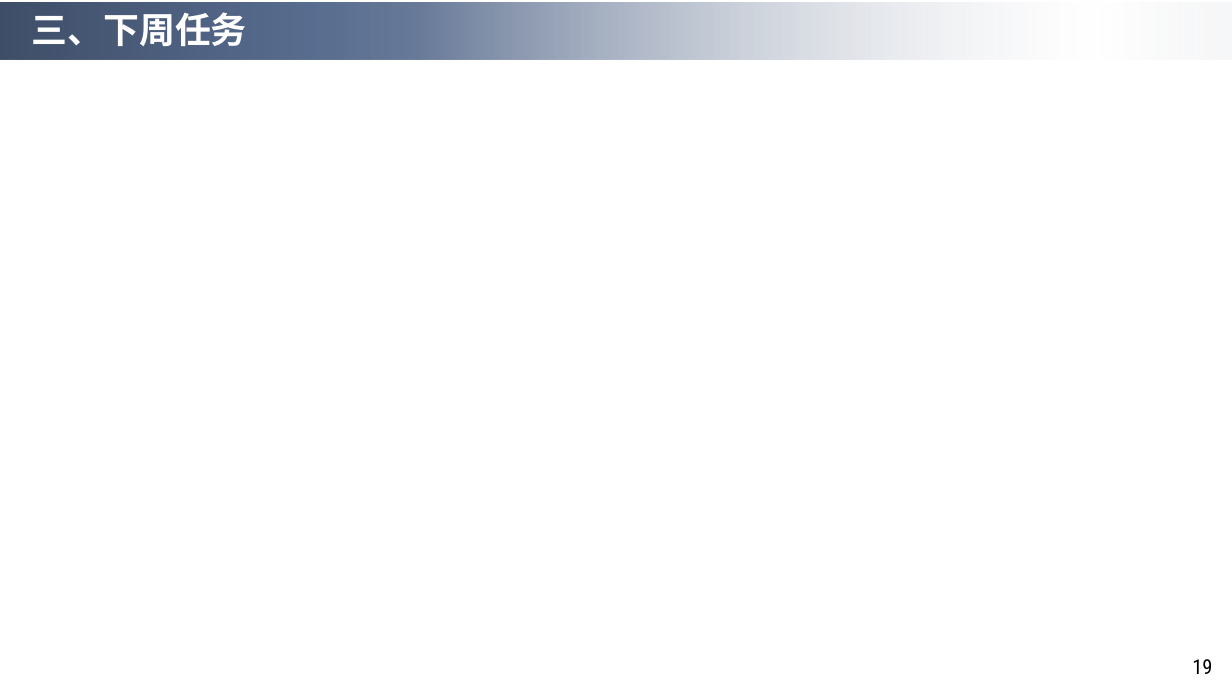
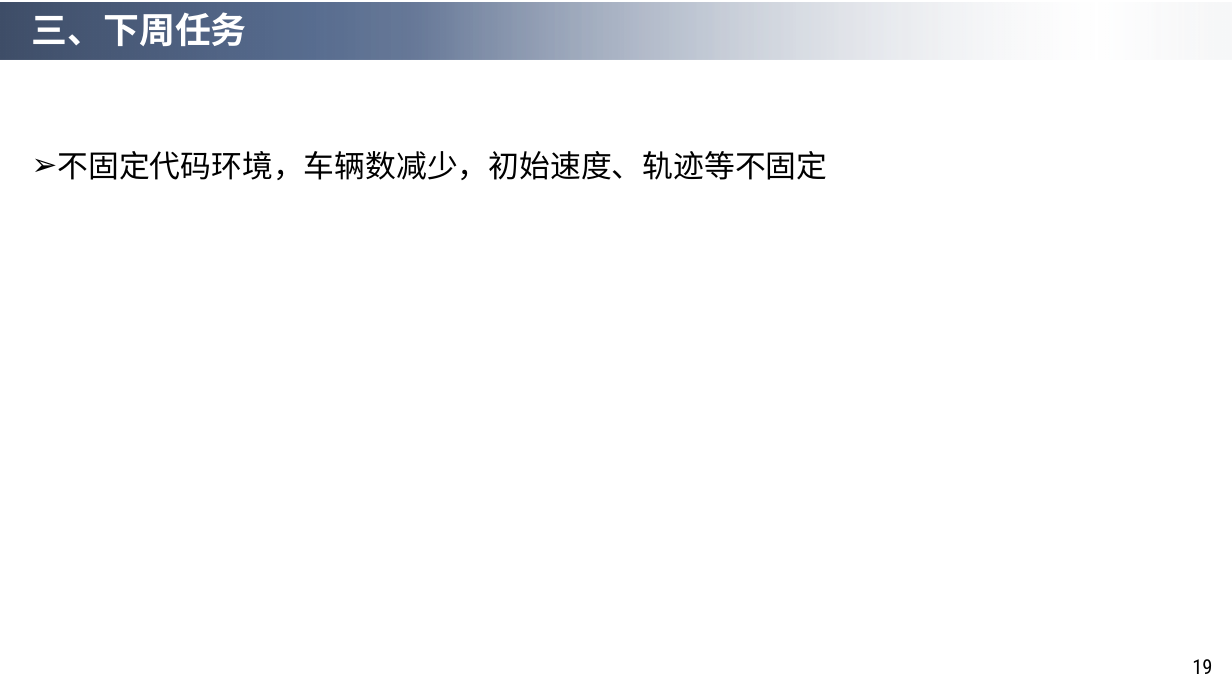
Before and after one commit to QinCheng0928/RL, a slide deck: slide 19 of 组会汇报.pptx. Drawn at 1232x693 pixels with LibreOffice and Linux fonts; fonts in the diff are those of the drawing; background and template pictures are left out. Boxes give left, top, right and bottom in pixels: in the first picture for what was removed or moved away, otherwise in the second. Text is boxed around its words. In the diff, an @@ line names an element or a change of style, - is before the commit and + after.

Commit message:
下周任务

```diff
--- a/组会汇报.pptx
+++ b/组会汇报.pptx
@@ text added at [57, 151, 827, 180], 24 pt, text #000000 @@
+➢ 不固定代码环境，车辆数减少，初始速度、轨迹等不固定
```
